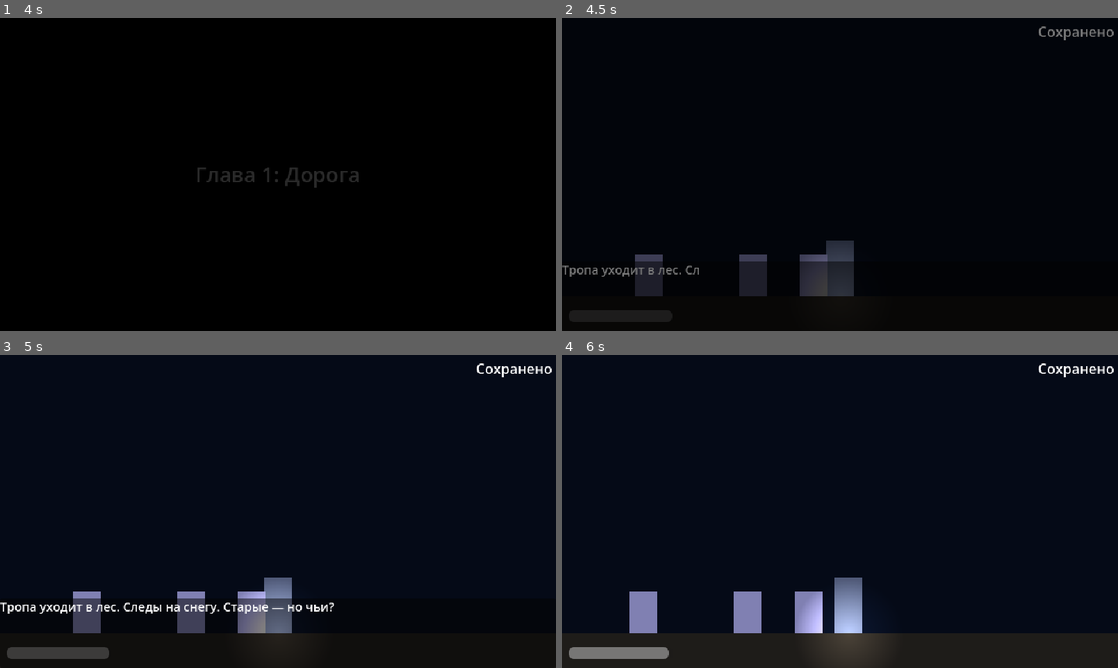
Above: before the commit, frames 1-4 (two rows, left to right).
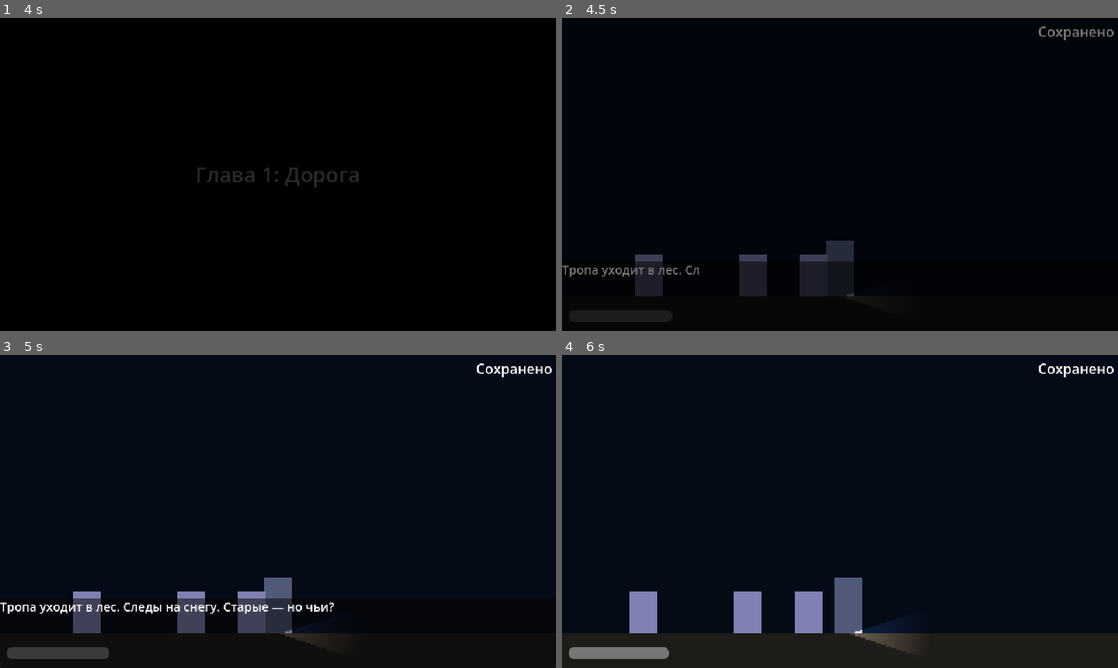
Above: after the commit, the same moments.

Repository: PNVDEVOPS/balagan_game
Game: Godot game, scene res://scenes/ui/main_menu.tscn
Same seed, same stepped clock (60 frames per second), same inputs: the game is played once before the commit and once after it.
Inputs (mouse positions are in pixels of both pictures, inside the frame that each line leads up to):
- Up to frame 1 (4 s): click "Новая игра" at 0.5 s; tap Enter at 1.25, 2.75 s; move the mouse to (400, 158) at 1.27 s; hold D (move_right) 1.28-2 s; hold E (interact) 1.28-2 s; click (400, 158) at 1.42 s; tap Space (advance_dialogue) at 2, 3.5 s; drag from (166, 190) to (250, 237) at 2.02 s; move the mouse to (333, 105) at 2.77 s; hold A (move_left) 2.78-3.5 s; hold Q (hide) 2.78-3.5 s; tap E (interact) at 3.05 s; drag from (250, 237) to (111, 127) at 3.52 s
- Up to frame 2 (4.5 s): move the mouse to (1006, 221) at 4.27 s; hold D (move_right) from 4.28 s (still down); hold Shift (run) from 4.28 s (still down)
- Up to frame 3 (5 s): keep holding D (move_right); keep holding Shift (run); tap E (interact) at 4.55 s
- Up to frame 4 (6 s): release D (move_right) at 5 s; release Shift (run) at 5 s; drag from (673, 464) to (812, 611) at 5.02 s; tap Enter at 5.75 s; move the mouse to (867, 511) at 5.77 s; hold D (move_right) from 5.78 s (still down); hold Space (advance_dialogue) from 5.78 s (still down); click (867, 511) at 5.92 s

Frame 1 is identical in both runs. In frame 2, 0.3% of the frame differs, in the area x 45-53%, y 76-89%; in frame 3, 1.1%; in frame 4, 1.9%, in the area x 43-62%, y 74-98%.
Error before the commit: Invalid call. Nonexistent function 'set_facing' in base 'PointLight2D (flashlight.gd)'. (res://scripts/player/player.gd:24)

Commit message:
feat: flashlight boost mode — hold F = bright cone (3.5x energy, 2.2x scale) + faster drain

Diff:
--- a/scripts/player/flashlight.gd
+++ b/scripts/player/flashlight.gd
@@ -1,3 +1,4 @@
+class_name Flashlight
 extends PointLight2D
 
 signal charge_depleted()
@@ -13,16 +14,64 @@
 const QTE_TIMEOUT := 4.0
 const LOW_CHARGE := 30.0
 const FLICKER_CHANCE := 0.3
+const BOOST_DRAIN_RATE := 7.0
+const BOOST_ENERGY_MULTIPLIER := 3.5
+const BOOST_SCALE_MULTIPLIER := 2.2
 
 var charge: float = MAX_CHARGE
 var is_cranking: bool = false
 var is_scripted_off: bool = false
 var is_qte_active: bool = false
+var is_boost_active: bool = false
 var qte_timer: float = 0.0
 
-var _base_energy: float = 1.5
+var _base_energy: float = 2.8
 var _base_scale: float = 2.0
 var _flicker_timer: float = 0.0
+
+func _ready() -> void:
+	_generate_cone_texture()
+	texture_scale = _base_scale
+	energy = _base_energy
+
+func _generate_cone_texture() -> void:
+	# 128x128 image — cone pointing RIGHT from center
+	# Sharp triangular edges, 18° half-angle
+	const IMG := 128
+	const HALF_F := float(IMG) / 2.0
+	const MAX_D := HALF_F * 0.75        # how far the beam reaches
+	const COS_HALF := 0.9511            # cos(18°)
+
+	var image := Image.create(IMG, IMG, false, Image.FORMAT_RGBA8)
+	image.fill(Color(0, 0, 0, 0))
+
+	for y in range(IMG):
+		for x in range(IMG):
+			var dx := float(x) - HALF_F
+			var dy := float(y) - HALF_F
+
+			if dx <= 0.0:
+				continue
+
+			var dist := sqrt(dx * dx + dy * dy)
+			if dist < 0.5 or dist > MAX_D:
+				continue
+
+			var cos_a := dx / dist          # cosine of angle from rightward axis
+			if cos_a < COS_HALF:
+				continue
+
+			# Linear brightness falloff along the beam length; sharp angular edges
+			var brightness := 1.0 - dist / MAX_D
+			# Tiny soft fringe at the tip (makes it feel less harsh)
+			if dist < 6.0:
+				brightness = 1.0
+			image.set_pixel(x, y, Color(1.0, 1.0, 1.0, brightness))
+
+	texture = ImageTexture.create_from_image(image)
+
+func set_facing(facing_right: bool) -> void:
+	scale.x = 1.0 if facing_right else -1.0
 
 func _process(delta: float) -> void:
 	if is_scripted_off:
@@ -33,7 +82,11 @@
 		_process_qte(delta)
 		return
 
-	if not is_cranking:
+	if is_boost_active:
+		charge = maxf(charge - BOOST_DRAIN_RATE * delta, 0.0)
+		if charge <= 0.0:
+			is_boost_active = false
+	elif not is_cranking:
 		charge = maxf(charge - DRAIN_RATE * delta, 0.0)
 
 	_update_visuals(delta)
@@ -61,24 +114,34 @@
 
 func _update_visuals(delta: float) -> void:
 	var charge_ratio := charge / MAX_CHARGE
-	energy = _base_energy * charge_ratio
-	texture_scale = _base_scale * (0.5 + 0.5 * charge_ratio)
+	if is_boost_active and charge > 0.0:
+		energy = _base_energy * BOOST_ENERGY_MULTIPLIER
+		texture_scale = _base_scale * BOOST_SCALE_MULTIPLIER
+	else:
+		energy = _base_energy * charge_ratio
+		texture_scale = _base_scale * (0.65 + 0.35 * charge_ratio)
+		if charge < LOW_CHARGE:
+			_flicker_timer -= delta
+			if _flicker_timer <= 0.0:
+				_flicker_timer = randf_range(0.1, 0.4)
+				if randf() < FLICKER_CHANCE:
+					energy *= randf_range(0.2, 0.8)
 
-	if charge < LOW_CHARGE:
-		_flicker_timer -= delta
-		if _flicker_timer <= 0.0:
-			_flicker_timer = randf_range(0.1, 0.4)
-			if randf() < FLICKER_CHANCE:
-				energy *= randf_range(0.2, 0.8)
-
-func crank() -> void:
+func activate_boost() -> void:
 	if is_scripted_off or is_qte_active:
 		return
-	is_cranking = true
-	charge = minf(charge + CRANK_AMOUNT, MAX_CHARGE)
+	is_boost_active = true
+	is_cranking = false
+
+func deactivate_boost() -> void:
+	is_boost_active = false
+
+# Backward-compatible aliases (player.gd calls these)
+func crank() -> void:
+	activate_boost()
 
 func stop_crank() -> void:
-	is_cranking = false
+	deactivate_boost()
 
 func qte_press() -> void:
 	if is_qte_active:
